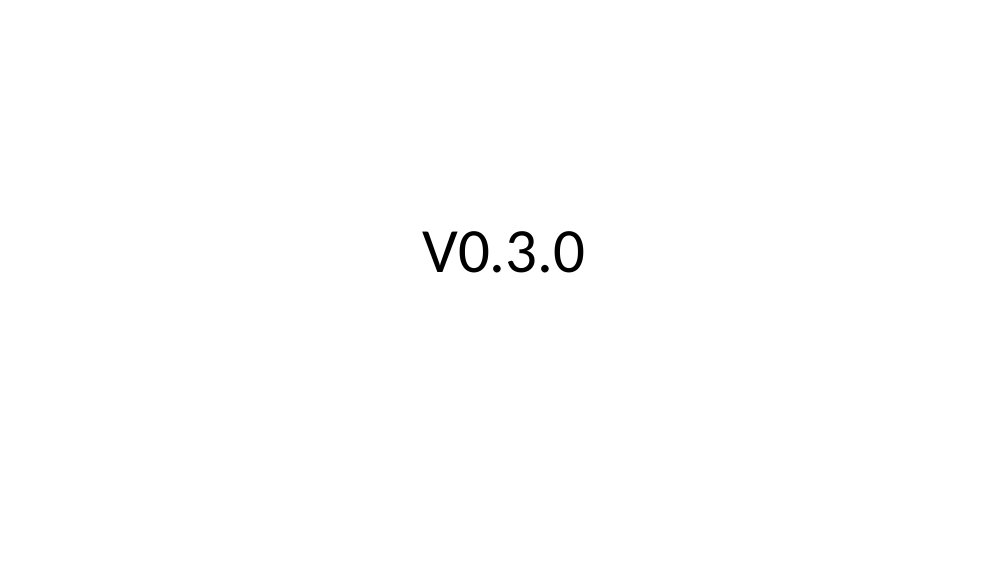
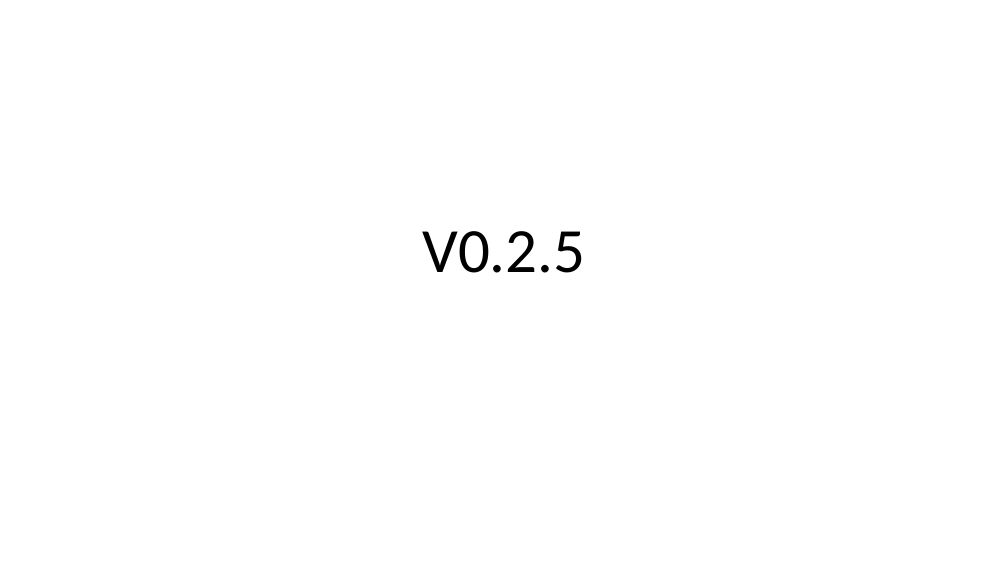
Before and after one commit to iter8-tools/iter8, a slide deck: slide 16 of mkdocs/src/assets/images/iter8++images.pptx (slide 15 before the commit). Drawn at 1008x567 pixels with LibreOffice and Linux fonts; fonts in the diff are those of the drawing. Boxes give left, top, right and bottom in pixels: in the first picture for what was removed or moved away, otherwise in the second. Text is boxed around its words. In the diff, an @@ line names an element or a change of style, - is before the commit and + after.

Commit message:
slide changes to slides

```diff
--- a/mkdocs/src/assets/images/iter8++images.pptx
+++ b/mkdocs/src/assets/images/iter8++images.pptx
@@ title at [422, 231, 585, 273]: text changed @@
-V0.3.0
+V0.2.5
```
Also in this commit, not shown: 1 slide added.
